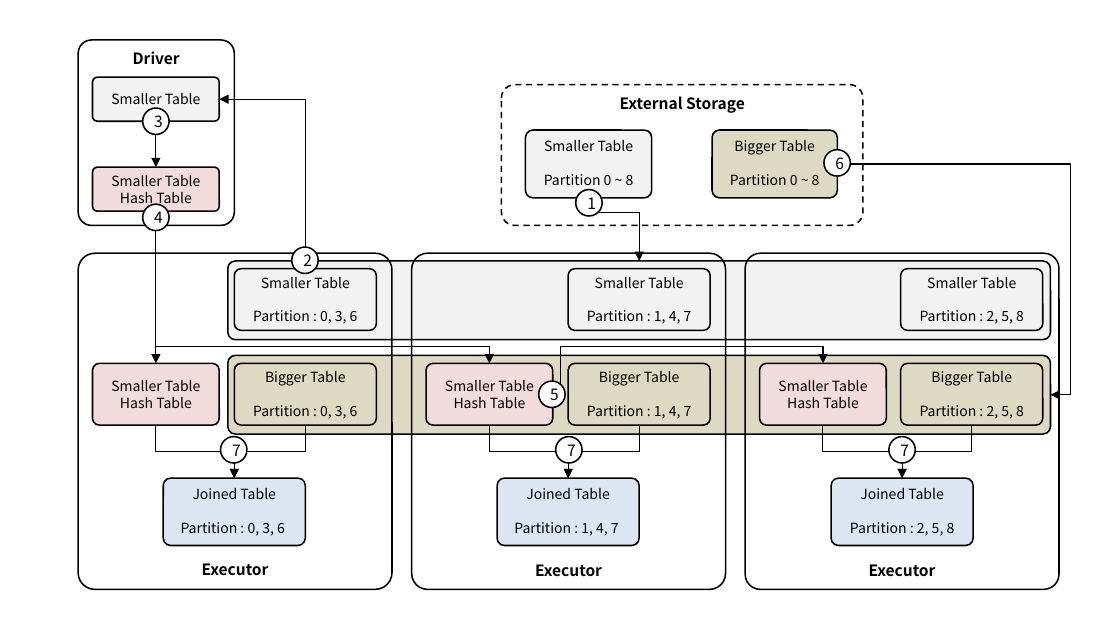
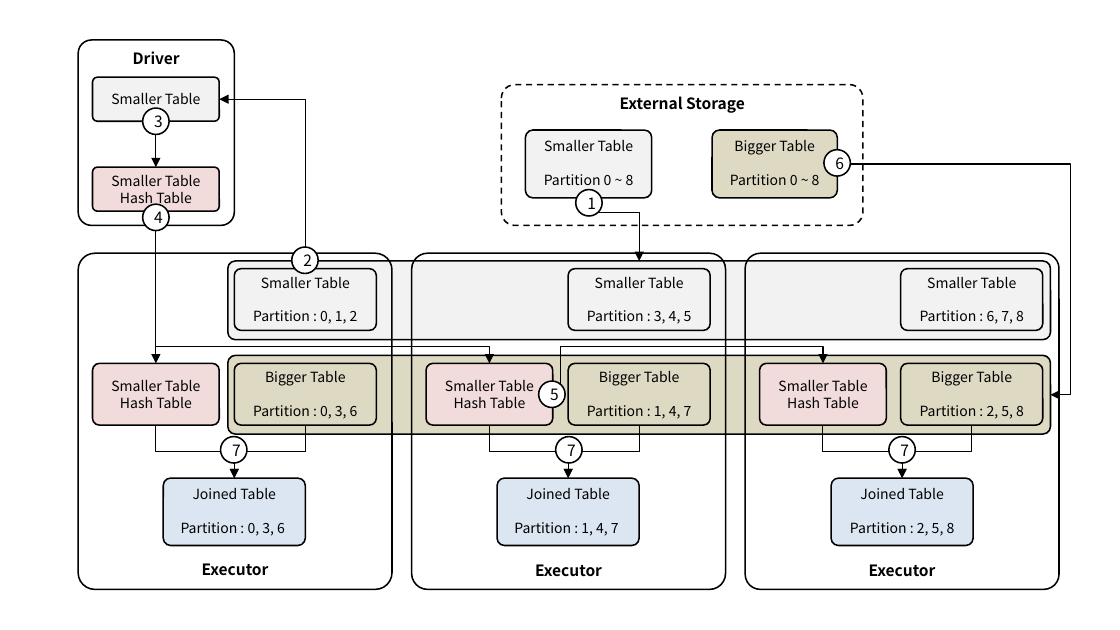
Before and after one commit to ssup2/blog-software, a slide deck: slide 2 of content/docs/theory-analysis/spark-join-strategy/images/images.pptx. Drawn at 1120x630 pixels with LibreOffice and Linux fonts; fonts in the diff are those of the drawing. Boxes give left, top, right and bottom in pixels: in the first picture for what was removed or moved away, otherwise in the second. Text is boxed around its words. In the diff, an @@ line names an element or a change of style, - is before the commit and + after.

Commit message:
update

```diff
--- a/content/docs/theory-analysis/spark-join-strategy/images/images.pptx
+++ b/content/docs/theory-analysis/spark-join-strategy/images/images.pptx
@@ text in rounded rectangle at <box>253,310,358,324</box>: text changed @@
-Partition : 0, 3, 6
+Partition : 0, 1, 2
@@ text in rounded rectangle at <box>587,310,692,324</box>: text changed @@
-Partition : 1, 4, 7
+Partition : 3, 4, 5
@@ text in rounded rectangle at <box>920,310,1024,324</box>: text changed @@
-Partition : 2, 5, 8
+Partition : 6, 7, 8
```
Also in this commit, not shown: 1 slide added.
